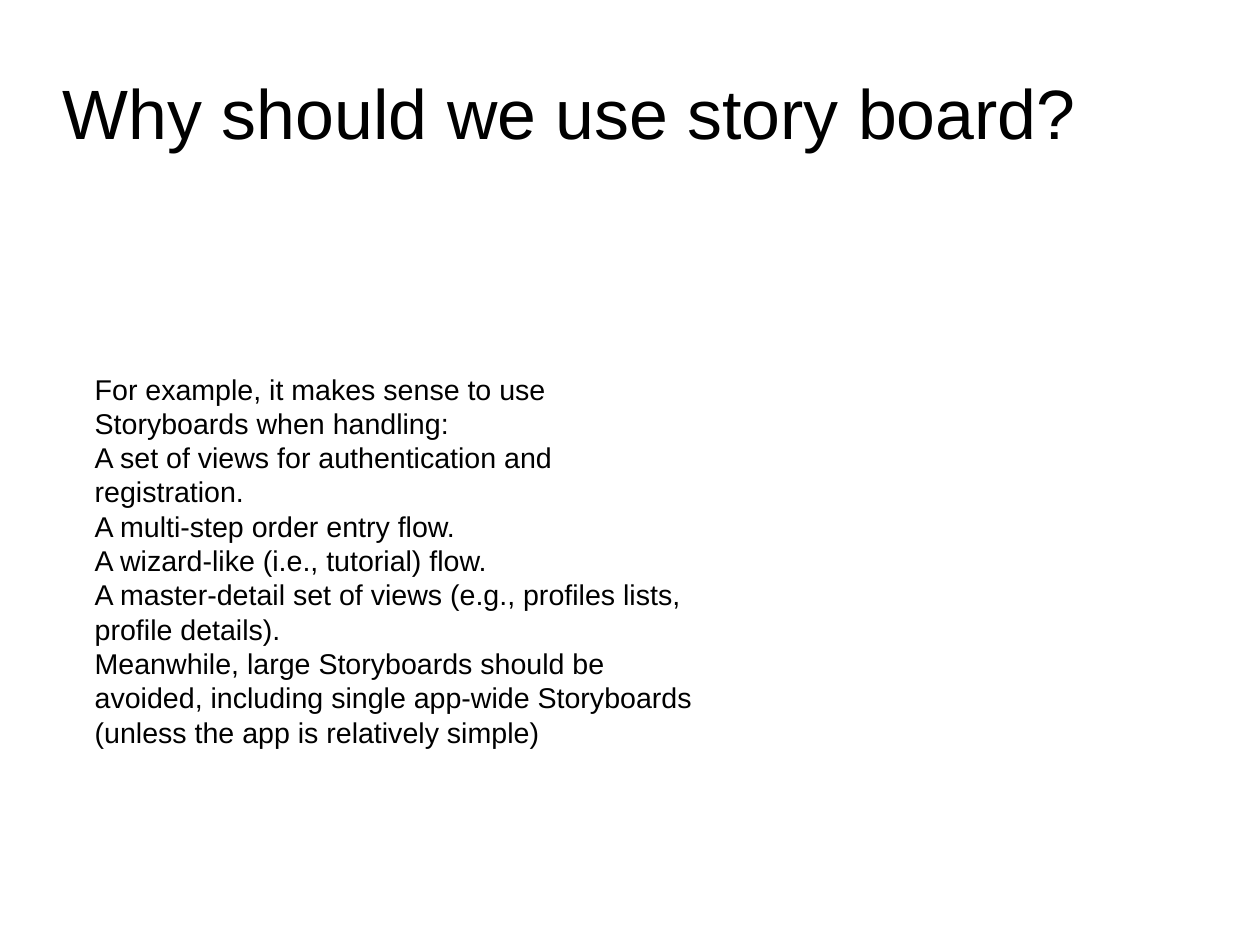
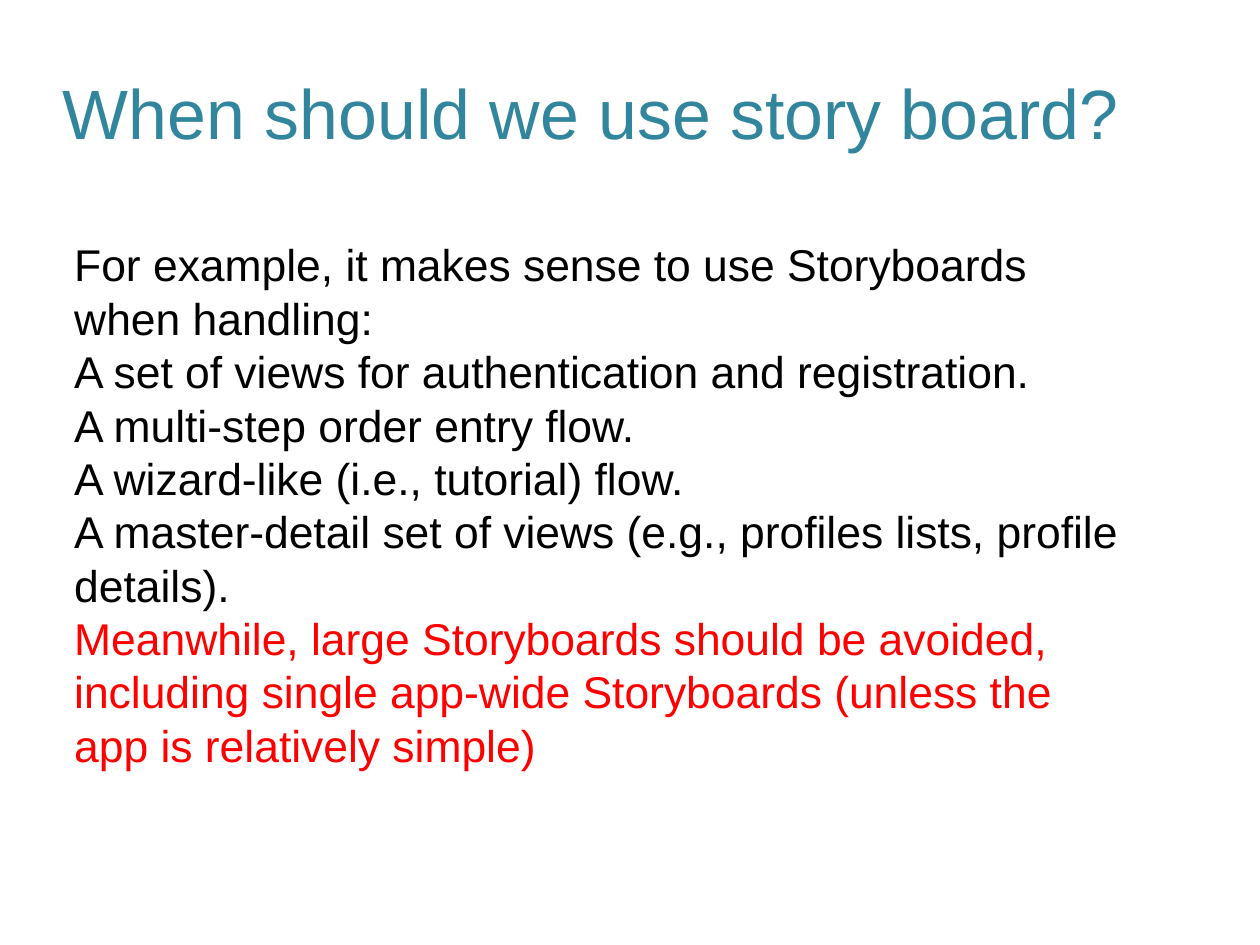
Before and after one commit to aminhngn/Course_Mobile_IOS, a slide deck: slide 45 of course/IOS_Module_02_ui_design.pptx (slide 44 before the commit). Drawn at 1260x945 pixels with LibreOffice and Linux fonts; fonts in the diff are those of the drawing. Boxes give left, top, right and bottom in pixels: in the first picture for what was removed or moved away, otherwise in the second. Text is boxed around its words. In the diff, an @@ line names an element or a change of style, - is before the commit and + after.

```diff
--- a/course/IOS_Module_02_ui_design.pptx
+++ b/course/IOS_Module_02_ui_design.pptx
@@ title at [63, 88, 1118, 152]: text changed; text colour #000000 to #31859C @@
-Why should we use story board?
+When should we use story board?
@@ text "For example, it makes sense ...": place and size @@
-text "For example, it makes sense ..." at [95, 379, 692, 748]
+text "For example, it makes sense ..." at [74, 248, 1118, 771]
@@ text "For example, it makes sense ..." at [74, 248, 1118, 771]: size 18 to 28 pt; text colour #000000 to #FF0000 in "Meanwhile, large Storyboards should be avoided, including ..." @@
```
Also in this commit, not shown: 18 other slides changed, 7 slides added, 6 slides removed.
